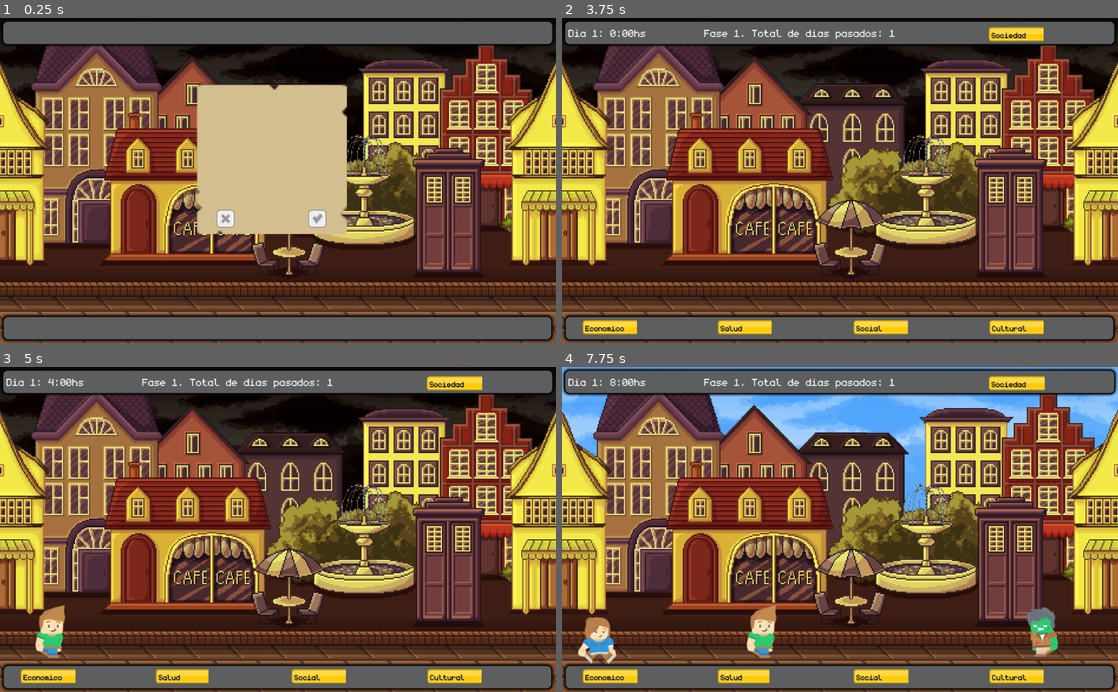
Above: before the commit, frames 1-4 (two rows, left to right).
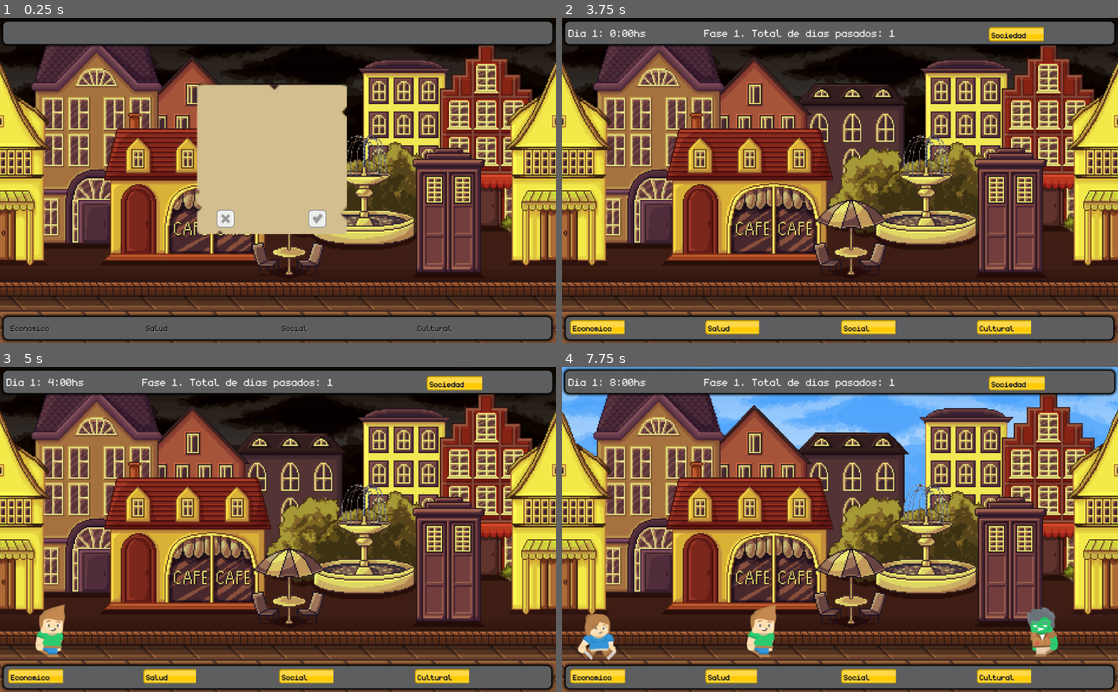
Above: after the commit, the same moments.

Repository: compumundohipermegaredUNQ/SimCovid-21
Game: Godot game, scene res://Main.tscn
The game is run twice, just before and just after one commit, with the same random seed, the same clock (stepped at 60 frames per second) and the same inputs.
Inputs (mouse positions are in pixels of both pictures, inside the frame that each line leads up to):
- Up to frame 1 (0.25 s): no input
- Up to frame 2 (3.75 s): click (878, 219) at 0.5 s; click (789, 219) at 1.25 s; click (878, 219) at 2 s; click (789, 219) at 2.75 s; click (878, 219) at 3.5 s
- Up to frame 3 (5 s): no input
- Up to frame 4 (7.75 s): click (789, 568) at 7.25 s

The runs differ from the first frame. In frame 1, 0.2% of the frame differs, in the area x 1-82%, y 94-97%; in frame 2, 1.2%; in frame 3, 1.3%; in frame 4, 1.8%, in the area x 1-87%, y 73-98%.

Commit message:
Fix card feedback

Diff:
--- a/src/Bar/HealthBarGroup.tscn
+++ b/src/Bar/HealthBarGroup.tscn
@@ -103,20 +103,20 @@
 [node name="Economico" parent="BottomPanel/HBoxContainer" instance=ExtResource( 1 )]
 anchor_right = 0.0
 anchor_bottom = 0.0
-margin_left = 122.0
-margin_right = 123.0
+margin_left = 0.0
+margin_right = 246.0
 margin_bottom = 34.0
-size_flags_horizontal = 6
+size_flags_horizontal = 7
 label = "Economico"
 percentage = 0.3
 
 [node name="Salud" parent="BottomPanel/HBoxContainer" instance=ExtResource( 1 )]
 anchor_right = 0.0
 anchor_bottom = 0.0
-margin_left = 372.0
-margin_right = 373.0
+margin_left = 249.0
+margin_right = 496.0
 margin_bottom = 34.0
-size_flags_horizontal = 6
+size_flags_horizontal = 7
 multiplier = -1.0
 label = "Salud"
 percentage = 0.4
@@ -124,10 +124,10 @@
 [node name="Social" parent="BottomPanel/HBoxContainer" instance=ExtResource( 1 )]
 anchor_right = 0.0
 anchor_bottom = 0.0
-margin_left = 622.0
-margin_right = 623.0
+margin_left = 499.0
+margin_right = 746.0
 margin_bottom = 34.0
-size_flags_horizontal = 6
+size_flags_horizontal = 7
 multiplier = -0.5
 label = "Social"
 percentage = 0.2
@@ -135,10 +135,10 @@
 [node name="Cultural" parent="BottomPanel/HBoxContainer" instance=ExtResource( 1 )]
 anchor_right = 0.0
 anchor_bottom = 0.0
-margin_left = 872.0
-margin_right = 873.0
+margin_left = 749.0
+margin_right = 996.0
 margin_bottom = 34.0
-size_flags_horizontal = 6
+size_flags_horizontal = 7
 multiplier = 0.5
 label = "Cultural"
 percentage = 0.1
--- a/src/Card/Card.gd
+++ b/src/Card/Card.gd
@@ -6,10 +6,10 @@
 # No es la mejor práctica, pero no se me ocurrió otra manera de acceder a las
 # escenas hijas de las barras
 const scene_numbers_bars = {
-	"Cultural": 0,
-	"Economico": 1,
-	"Salud": 2,
-	"Social": 3
+	"Economico": 0,
+	"Salud": 1,
+	"Social": 2,
+	"Cultural": 3,
 }
 var card_type
 var card_multipliers
@@ -21,7 +21,7 @@
 func initialize(type, description, multipliers, main, has_lost = false) -> void:
 	card_type = type
 	card_multipliers = multipliers
-	bar_group = main.get_child(4)
+	bar_group = main.get_child(2)
 	$TextLabel.text = description
 	game_over = has_lost
 	main_node = main
@@ -46,7 +46,7 @@
 
 func feedback() -> void:
 	if card_type != "Introduccion" && card_type != "RoundResume" :
-		actual_bar = bar_group.get_child(scene_numbers_bars[card_type])
+		actual_bar = bar_group.get_child(1).get_child(0).get_child(scene_numbers_bars[card_type])
 	if actual_bar:
 		actual_bar.change_textlabel()
 
--- a/src/City/Pedestrians/PedestrianSpawner.gd
+++ b/src/City/Pedestrians/PedestrianSpawner.gd
@@ -57,6 +57,6 @@
 func _set_position():
 	var screenSize = get_viewport().get_visible_rect().size
 	min_y_position = screenSize.y * 0.8
-	max_y_position = screenSize.y - 100
+	max_y_position = screenSize.y - 110
 	y_position_diff = max_y_position - min_y_position
 	x_positions = [screenSize.x + 40, -10.0]
